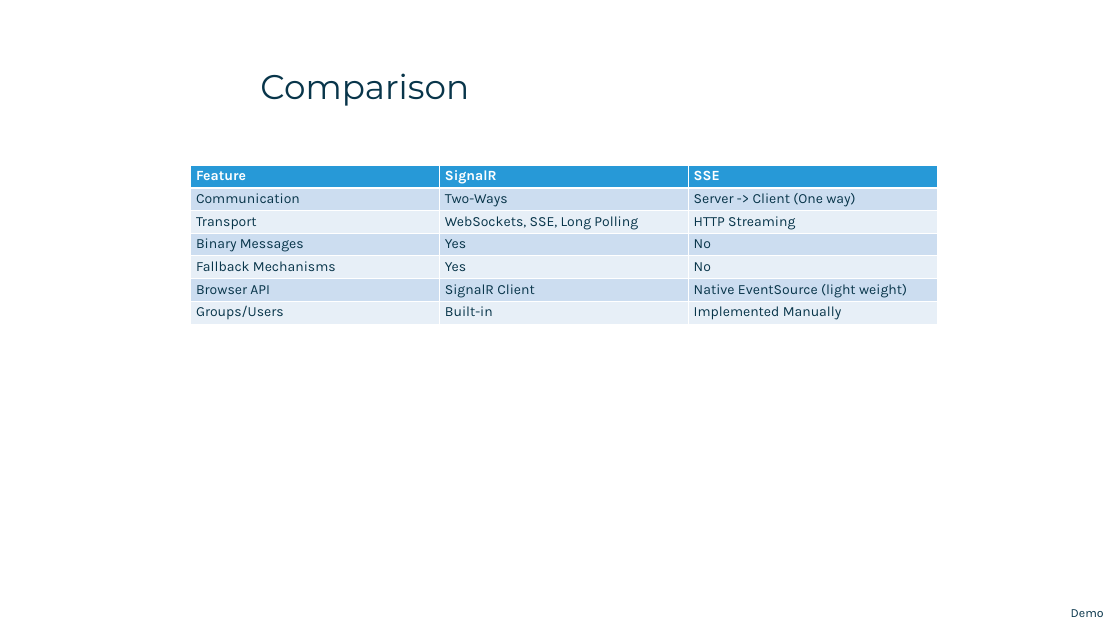
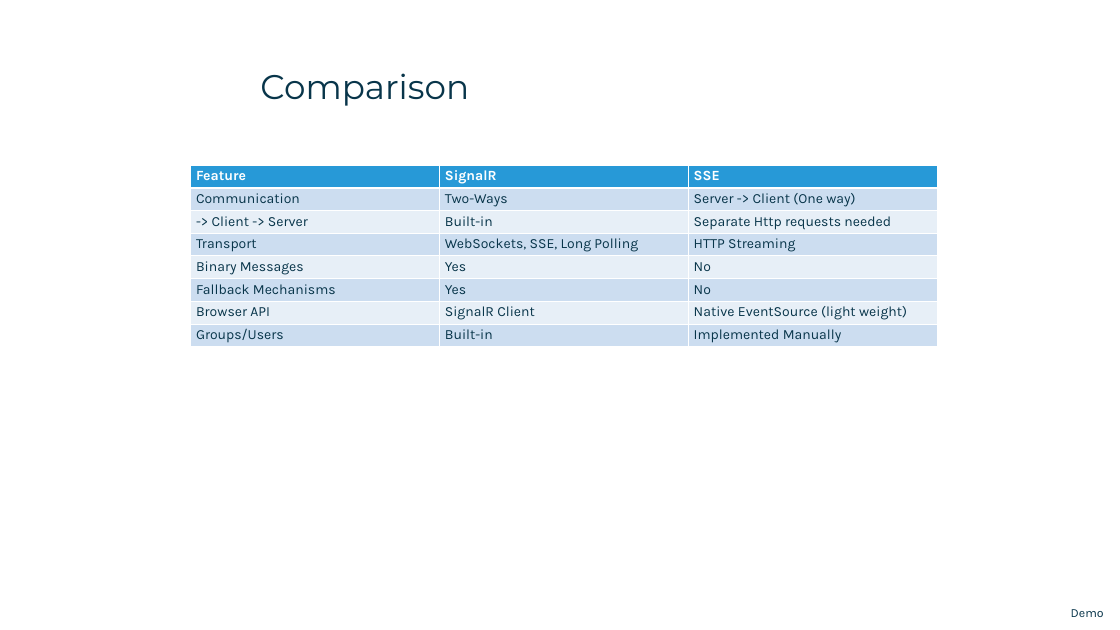
Before and after one commit to tiger4589/sse-signalr-demo, a slide deck: slide 8 of SSE vs SignalR.pptx. Drawn at 1120x630 pixels with LibreOffice and Linux fonts; fonts in the diff are those of the drawing; background and template pictures are left out. Boxes give left, top, right and bottom in pixels: in the first picture for what was removed or moved away, otherwise in the second. Text is boxed around its words. In the diff, an @@ line names an element or a change of style, - is before the commit and + after.

```diff
--- a/SSE vs SignalR.pptx
+++ b/SSE vs SignalR.pptx
@@ table at [190, 165, 936, 347] @@
+row 3: -> Client -> Server | Built-in | Separate Http requests needed
```
Also in this commit, not shown: 2 other slides changed.
